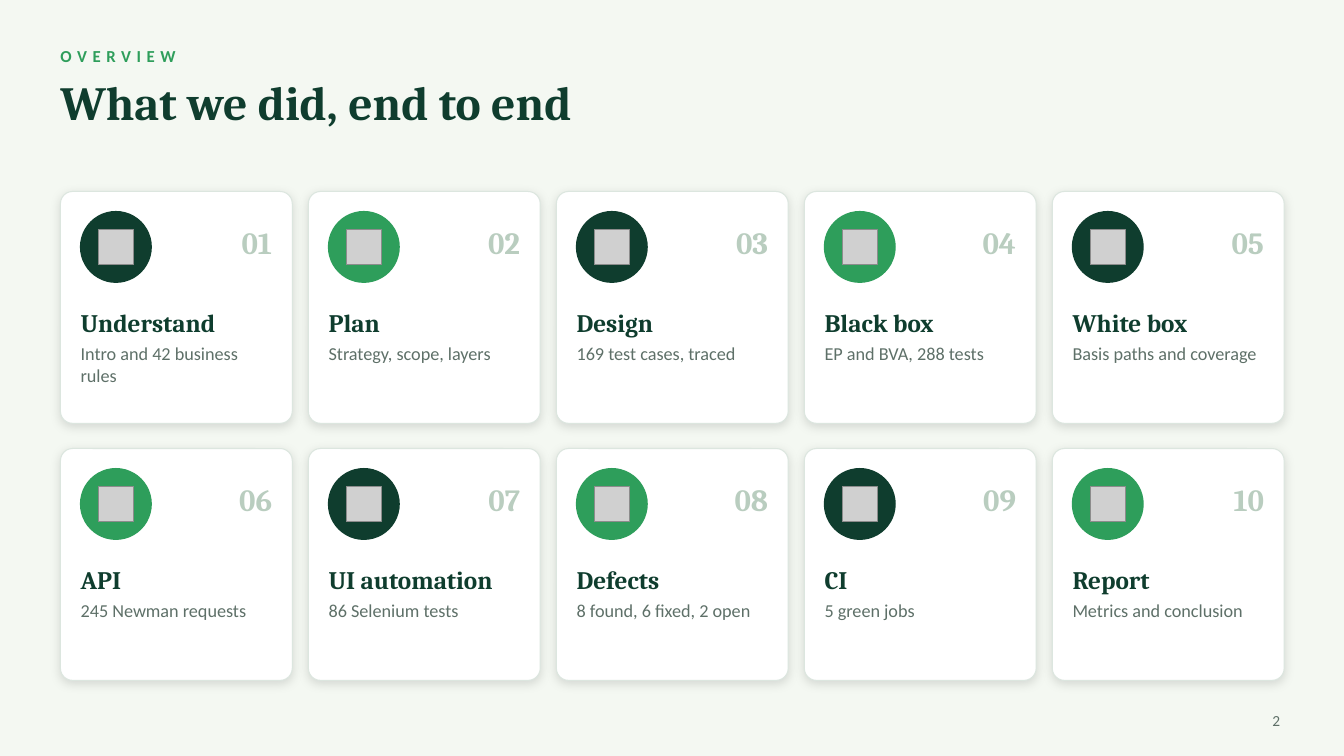
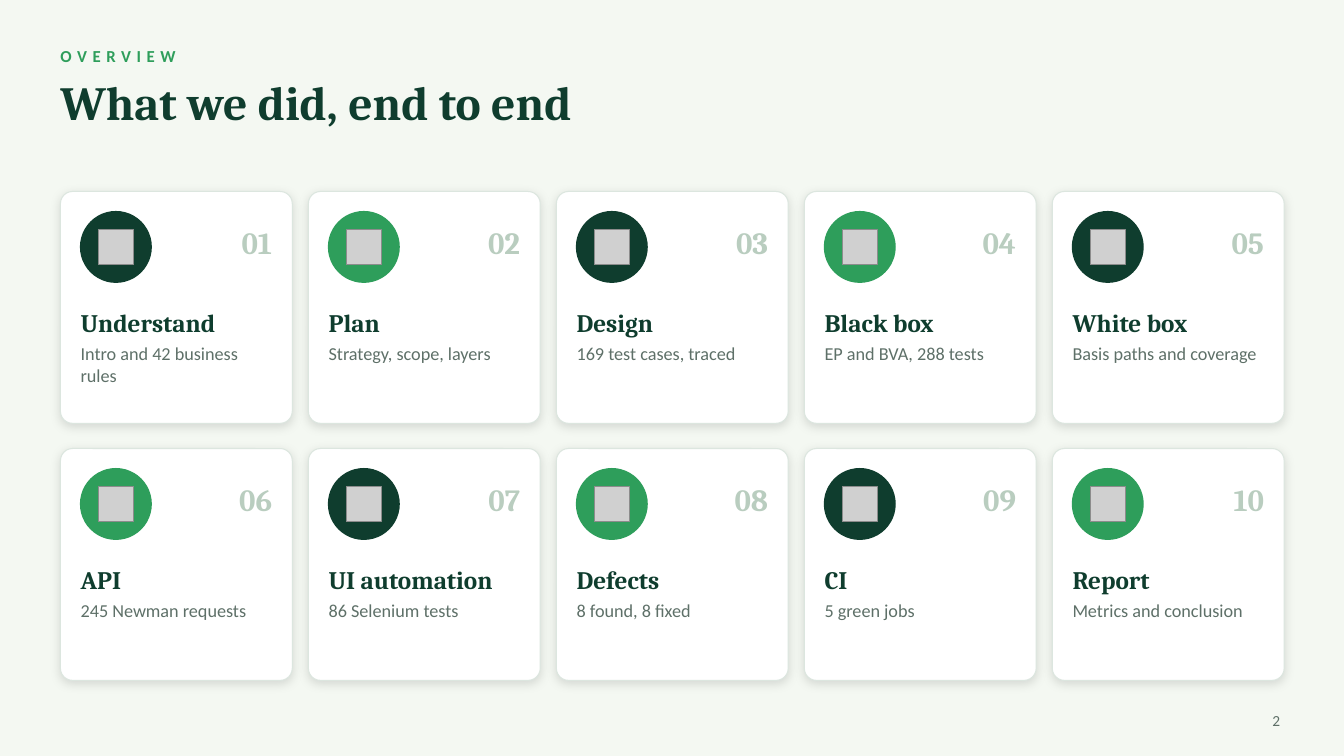
Before and after one commit to praarn/FreshCart-Software-Testing-Portfolio-7thSem, a slide deck: slide 2 of 12-final-test-report/FreshCart_Testing_Portfolio.pptx. Drawn at 1344x756 pixels with LibreOffice and Linux fonts; fonts in the diff are those of the drawing; grey boxes stand for pictures. Boxes give left, top, right and bottom in pixels: in the first picture for what was removed or moved away, otherwise in the second. Text is boxed around its words. In the diff, an @@ line names an element or a change of style, - is before the commit and + after.

```diff
--- a/12-final-test-report/FreshCart_Testing_Portfolio.pptx
+++ b/12-final-test-report/FreshCart_Testing_Portfolio.pptx
@@ text at (x1=577, y1=604, x2=691, y2=619): text changed @@
-8 found, 6 fixed, 2 open
+8 found, 8 fixed
```
Also in this commit, not shown: 3 other slides changed, 41 other files.
